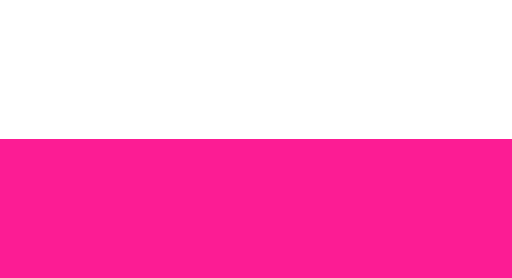
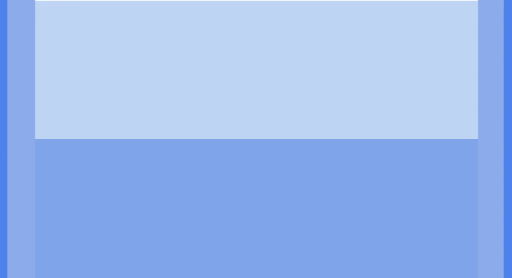
Layered file, before and after one edit (512px x 278px). Changes by layer:
added layer "Layer 4" above "Layer 1" over 0, 0, 512, 278
painted on "Layer 1" over 0, 139, 512, 278
painted on "Layer 2" over 0, 0, 512, 153
